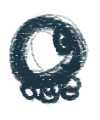
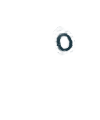
The second 100 × 120 image is a revision of the first. Changes to its layers:
hid group "body outline" (4 layers) over [9, 10, 89, 90]
painted on "Layer 7" over [52, 26, 74, 57]
painted on "Layer 6" over [52, 26, 73, 55]
renamed "Layer 5" to "Layer 49", painted on it over [52, 25, 74, 58]
moved "Layer 8" below "Layer 49", painted on it over [53, 27, 78, 56]
hid group "pupil" (4 layers) over [61, 36, 70, 48]
hid group "smile mouth" (4 layers) over [60, 58, 81, 70]
hid group "woah mouth" (4 layers) over [68, 58, 81, 72]
hid group "right foot moving" (4 layers) over [39, 74, 82, 101]
hid group "right foot moving background" (4 layers) over [42, 80, 82, 103]
hid group "left foot moving" (4 layers) over [20, 79, 62, 105]
hid group "left foot moving background" (4 layers) over [24, 83, 60, 105]
hid group "feet stand still" (4 layers) over [19, 75, 75, 97]
hid group "feet stand still background" (4 layers) over [22, 78, 75, 98]
hid group "body background" (4 layers) over [16, 21, 83, 83]
